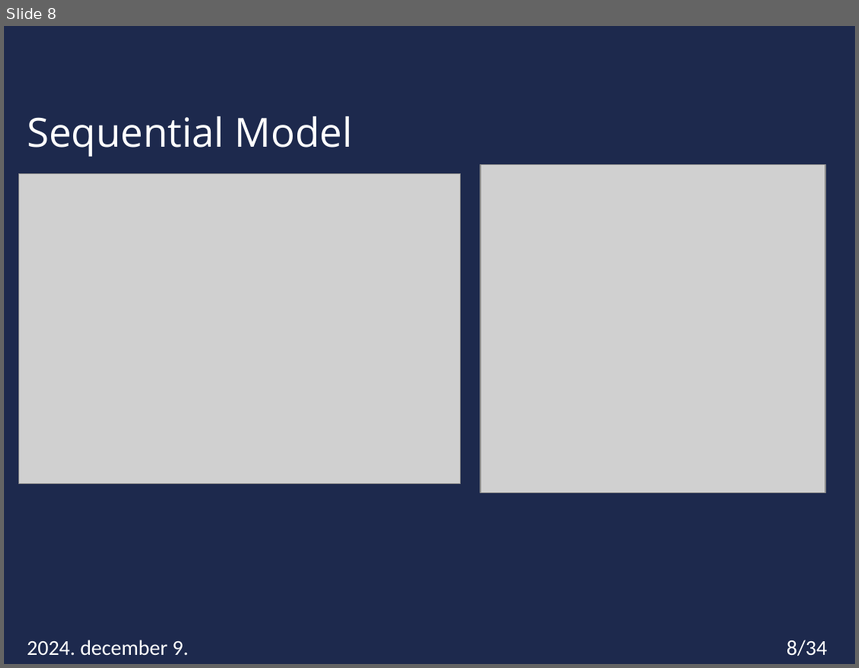
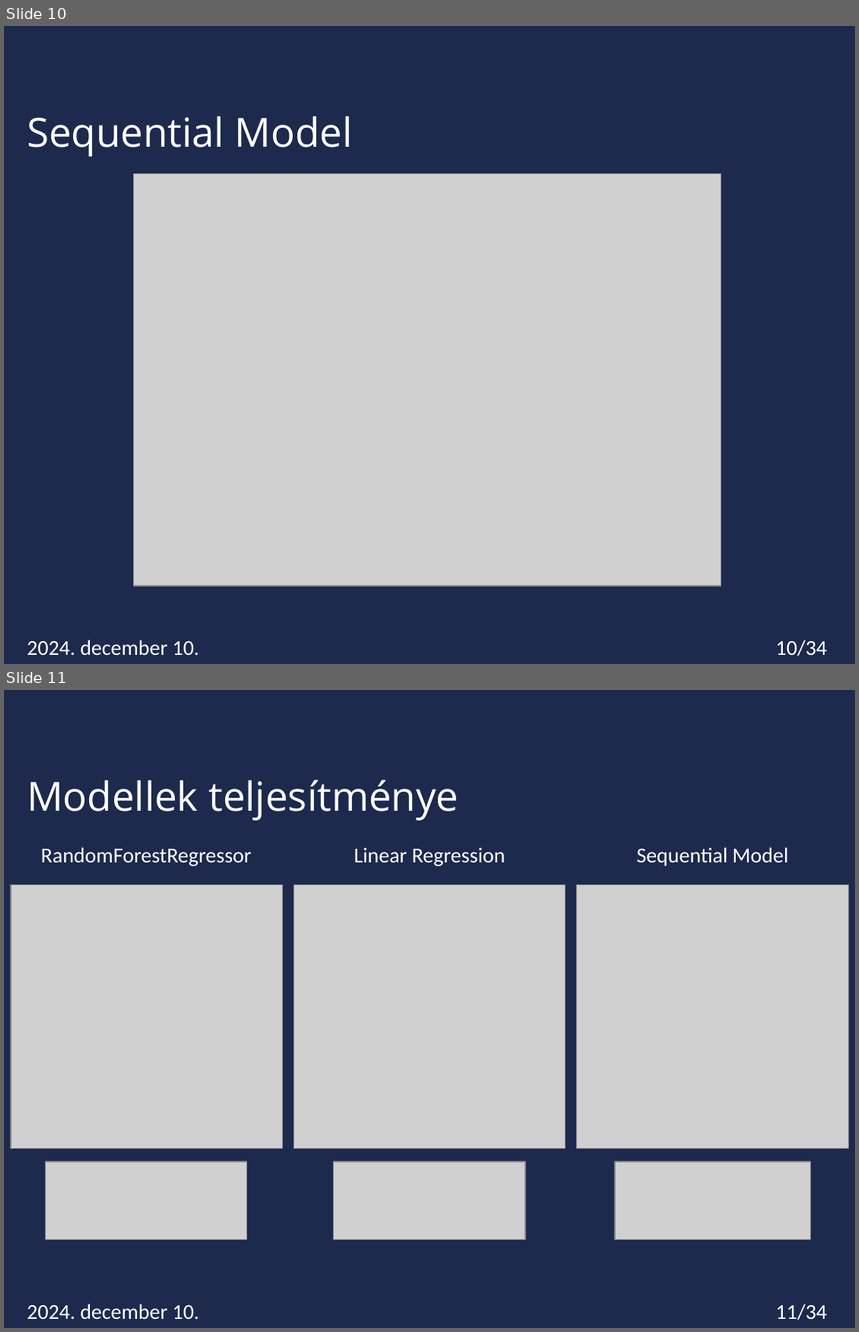
Before and after one commit to Miskota/Kaggle-laptop, a slide deck: laptop_regression.pptx. Shown one above the other, each under a label of ours: slide 8 before the commit, slides 10 and 11 after it. The pictures are 859x668 and 859x1332 pixels, drawn with LibreOffice and Linux fonts; fonts in the diff are those of the drawing; grey boxes stand for pictures; background and template pictures are left out. Boxes give left, top, right and bottom in pixels: in the first picture for what was removed or moved away, otherwise in the second. Text is boxed around its words. In the diff, an @@ line names an element or a change of style, - is before the commit and + after.

```diff
--- a/laptop_regression.pptx
+++ b/laptop_regression.pptx
@@ slide 11 added at [4, 690, 855, 1328], background #1D294D; not listed: 1 template element that a slide beside it also shows @@
@@ title added at [27, 780, 458, 821], 34 pt, text #FFFFFF @@
+Modellek teljesítménye
@@ text added at [41, 847, 252, 866], 18 pt, text #FFFFFF @@
+RandomForestRegressor
@@ text added at [354, 847, 506, 866], 18 pt, text #FFFFFF @@
+Linear Regression
@@ text added at [637, 847, 789, 866], 18 pt, text #FFFFFF @@
+Sequential Model
@@ picture added at [11, 885, 282, 1149] @@
@@ picture added at [294, 885, 566, 1149] @@
@@ picture added at [577, 885, 848, 1149] @@
@@ picture added at [46, 1163, 246, 1241] @@
@@ picture added at [333, 1163, 525, 1241] @@
@@ picture added at [615, 1163, 811, 1241] @@
@@ page number added at [776, 1304, 827, 1321], 18 pt, text #FFFFFF @@
+11/34
@@ what was slide 8 is now slide 10 @@
@@ slide 10 changed as well @@
@@ picture: place and size @@
-picture at [18, 173, 460, 484]
+picture at [133, 173, 721, 586]
@@ picture removed at [481, 165, 826, 493] @@
@@ text at [27, 640, 199, 655]: text changed @@
-2024. december 9.
+2024. december 10.
@@ page number at [776, 640, 827, 657]: text changed @@
-8/34
+10/34
```
Also in this commit, not shown: 6 other slides changed, 4 other slides added, 2 slides removed, 7 other files.
